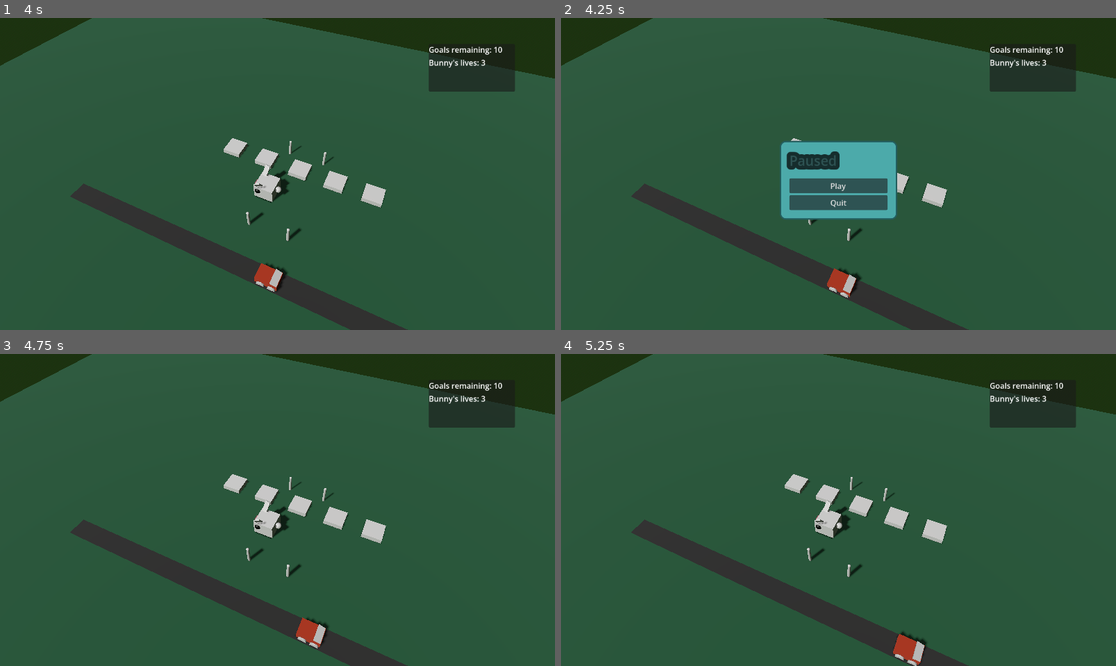
Above: before the commit, frames 1-4 (two rows, left to right).
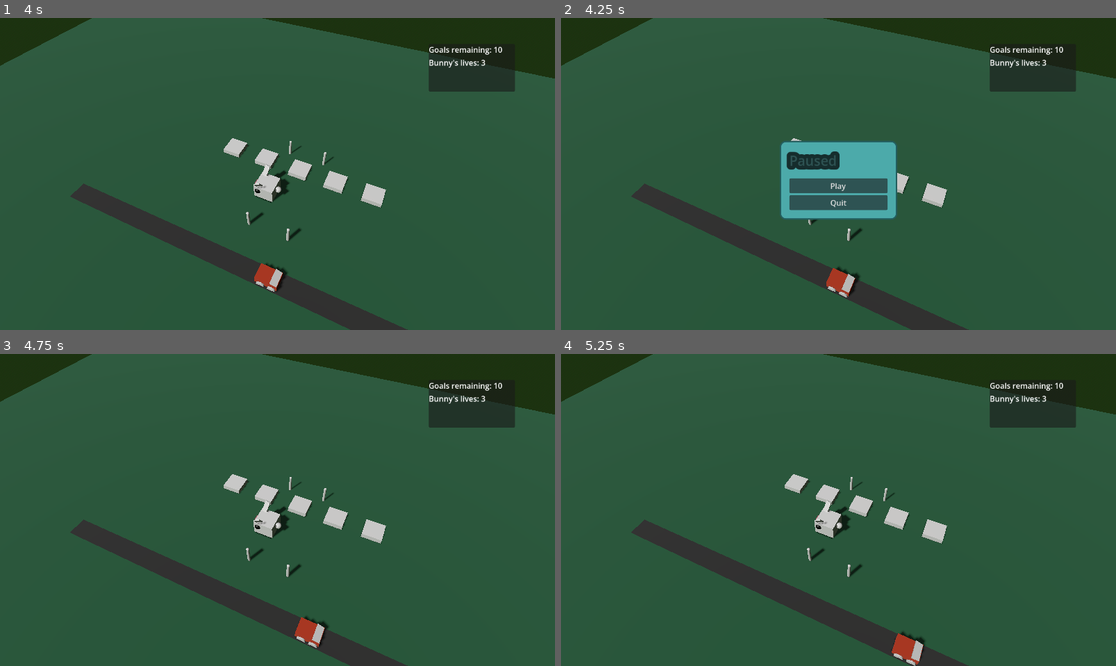
Above: after the commit, the same moments.

Repository: unblinky/danger-dodger-plus
Game: Godot game, scene res://Main/Main.tscn
Same seed, same stepped clock (60 frames per second), same inputs: the game is played once before the commit and once after it.
Inputs:
- Up to frame 1 (4 s): hold D (move_right) 0.53-1.28 s; hold S (move_down) 1.28-2.03 s; hold D (move_right) 2.03-2.78 s; hold W (move_up) 2.78-3.53 s; hold A (move_left) from 3.53 s (still down)
- Up to frame 2 (4.25 s): keep holding A (move_left); tap Escape (pause) at 4.15 s
- Up to frame 3 (4.75 s): release A (move_left) at 4.25 s; click "Play" at 4.25 s
- Up to frame 4 (5.25 s): hold A (move_left) from 5.03 s (still down)

Frame 1 is identical in both runs. In frame 2, less than 0.1% of the frame differs, in the area x 47-55%, y 79-90%; in frame 3, less than 0.1%; in frame 4, less than 0.1%, in the area x 59-66%, y 89-100%.

Commit message:
Working on a level loop.

Diff:
--- a/Code/Animal/Animal.gd
+++ b/Code/Animal/Animal.gd
@@ -4,6 +4,8 @@
 # TODO:
 # [ ] Is game over?
 #   [ ] What should happen?
+#   [ ] Why does movment glitch?
+#   [ ] How to get a plugin? Where is my TODO Manager?
 
 
 # [x] Subtract life.
@@ -24,13 +26,13 @@
 @onready var lives_ui: Label = $UI/VBox/LivesUI
 
 @export var lives: int = 3 ## Bunny lives.
+@export var level: Level
 
 
 var leap_distance: float = 1.0
 var weight: float = 1.0 # 0 - 1
 var weight_speed: float = 5.0 # per sec.
 
-var main: Main
 var spawning_point: Vector3
 var current_spot: Vector3
 var next_spot: Vector3
@@ -44,8 +46,8 @@
 	spawning_point = position
 	current_spot = position
 	next_spot = position
-	main = get_parent()
 
+	level = get_parent()
 	update_lives(0)
 
 
@@ -107,7 +109,7 @@
 	if other_area is Goal:
 		respawn()
 		other_area.set_occupied()
-		main.check_game_over()
+		level.check_level_over()
 		print("Goal!!!")
 
 	if other_area is Vehicle:
--- /dev/null
+++ b/Code/Levels/Level.gd
@@ -0,0 +1,43 @@
+extends Node3D
+class_name Level
+
+@onready var goal_0: Goal = $Goals/Goal0
+@onready var goal_1: Goal = $Goals/Goal1
+@onready var goal_2: Goal = $Goals/Goal2
+@onready var goal_3: Goal = $Goals/Goal3
+@onready var goal_4: Goal = $Goals/Goal4
+
+var main: Main
+var goals: Array
+
+func _ready() -> void:
+	goals.append(goal_0)
+	goals.append(goal_1)
+	goals.append(goal_2)
+	goals.append(goal_3)
+	goals.append(goal_4)
+
+
+func check_level_over():
+	print("Checking level over.")
+	for goal in goals:
+		if not goal.occupied:
+			print("Level not over.")
+			return
+	print("Level Success")
+	main.next_level()
+
+
+
+
+	#var player_nod: Array[String] = [
+		#"Go to next level.",
+		#
+		##"I died honorably!",
+		##"You died honorably!",
+		##"You died horribly!",
+		##"You died tragicly!",
+	#]
+
+	# TODO: Add a function menu.next_level.
+	#pause_menu.game_over(player_nod[0])
--- /dev/null
+++ b/Code/Levels/SkyWorld.tscn
@@ -0,0 +1,65 @@
+[gd_scene format=3 uid="uid://qjr6jp64qq8p"]
+
+[ext_resource type="Script" uid="uid://d3d2r0u0p7bod" path="res://Levels/Level.gd" id="1_g4bax"]
+[ext_resource type="PackedScene" uid="uid://b3x2ya4csyglj" path="res://Animal/Animal.tscn" id="2_e4jwm"]
+[ext_resource type="PackedScene" uid="uid://c4v0peqkg130j" path="res://Goal/Goal.tscn" id="3_612c4"]
+[ext_resource type="PackedScene" uid="uid://berl535au27hs" path="res://Lane/Lane.tscn" id="4_s5kmm"]
+[ext_resource type="PackedScene" uid="uid://d10bdq3u7df63" path="res://Vehicle/Vehicle.tscn" id="5_u6y4n"]
+
+[sub_resource type="StandardMaterial3D" id="StandardMaterial3D_eh51w"]
+albedo_color = Color(0.05680009, 0.23091522, 0.1386115, 1)
+
+[sub_resource type="PlaneMesh" id="PlaneMesh_op42x"]
+size = Vector2(50, 50)
+
+[sub_resource type="CapsuleMesh" id="CapsuleMesh_pe13q"]
+radius = 0.069
+
+[node name="SkyWorld" type="Node3D" unique_id=377872244]
+script = ExtResource("1_g4bax")
+
+[node name="Animal" parent="." unique_id=1927845697 instance=ExtResource("2_e4jwm")]
+transform = Transform3D(1, 0, 0, 0, 1, 0, 0, 0, 1, 0, 0, -7)
+
+[node name="Rig" type="Node3D" parent="Animal" unique_id=2084468769]
+transform = Transform3D(0.909486, -0.3235424, 0.2610659, -2.1910337e-08, 0.6279631, 0.77824336, -0.4157344, -0.70780146, 0.57112384, 0, 0.10647297, -1.2470665)
+
+[node name="Camera3D" type="Camera3D" parent="Animal/Rig" unique_id=42588725]
+transform = Transform3D(1, 0, 0, 0, 1, 0, 0, 0, 1, 0, 4.7683716e-07, 15.737704)
+fov = 56.1
+
+[node name="Goals" type="Node3D" parent="." unique_id=515427178]
+
+[node name="Goal1" parent="Goals" unique_id=860213988 instance=ExtResource("3_612c4")]
+transform = Transform3D(1, 0, 0, 0, 1, 0, 0, 0, 1, -2, 0, -9)
+
+[node name="Lane2" parent="." unique_id=882810251 instance=ExtResource("4_s5kmm")]
+transform = Transform3D(-4.371139e-08, 0, -1, 0, 1, 0, 1, 0, -4.371139e-08, 0, 0, -3)
+
+[node name="Vehicle" parent="Lane2" unique_id=933503642 instance=ExtResource("5_u6y4n")]
+transform = Transform3D(1, 0, 0, 0, 1, 0, 0, 0, 1, 0, 0, -9)
+
+[node name="Ground" type="MeshInstance3D" parent="." unique_id=143109361]
+material_override = SubResource("StandardMaterial3D_eh51w")
+mesh = SubResource("PlaneMesh_op42x")
+metadata/_edit_lock_ = true
+
+[node name="MeshInstance3D" type="MeshInstance3D" parent="Ground" unique_id=930559739]
+transform = Transform3D(1, 0, 0, 0, 1, 0, 0, 0, 1, 1, 0, -5)
+mesh = SubResource("CapsuleMesh_pe13q")
+skeleton = NodePath("../..")
+
+[node name="MeshInstance3D2" type="MeshInstance3D" parent="Ground" unique_id=869456294]
+transform = Transform3D(1, 0, 0, 0, 1, 0, 0, 0, 1, 1, 0, -10)
+mesh = SubResource("CapsuleMesh_pe13q")
+skeleton = NodePath("../..")
+
+[node name="MeshInstance3D3" type="MeshInstance3D" parent="Ground" unique_id=1216359641]
+transform = Transform3D(1, 0, 0, 0, 1, 0, 0, 0, 1, -1, 0, -5)
+mesh = SubResource("CapsuleMesh_pe13q")
+skeleton = NodePath("../..")
+
+[node name="MeshInstance3D4" type="MeshInstance3D" parent="Ground" unique_id=574420544]
+transform = Transform3D(1, 0, 0, 0, 1, 0, 0, 0, 1, -1, 0, -10)
+mesh = SubResource("CapsuleMesh_pe13q")
+skeleton = NodePath("../..")
--- /dev/null
+++ b/Code/Levels/TraficTime.tscn
@@ -0,0 +1,97 @@
+[gd_scene format=3 uid="uid://cxvpjymgx6gc4"]
+
+[ext_resource type="PackedScene" uid="uid://c4v0peqkg130j" path="res://Goal/Goal.tscn" id="1_0oysf"]
+[ext_resource type="PackedScene" uid="uid://b3x2ya4csyglj" path="res://Animal/Animal.tscn" id="1_cebxe"]
+[ext_resource type="Script" uid="uid://d3d2r0u0p7bod" path="res://Levels/Level.gd" id="1_fysvr"]
+[ext_resource type="PackedScene" uid="uid://berl535au27hs" path="res://Lane/Lane.tscn" id="2_cebxe"]
+[ext_resource type="PackedScene" uid="uid://d10bdq3u7df63" path="res://Vehicle/Vehicle.tscn" id="3_fysvr"]
+
+[sub_resource type="ProceduralSkyMaterial" id="ProceduralSkyMaterial_fysvr"]
+sky_top_color = Color(0.5019608, 0.49411765, 0.49411765, 1)
+sky_horizon_color = Color(0.71344006, 0.73190093, 0.70123476, 1)
+ground_bottom_color = Color(0.11873678, 0.20042369, 0.07775884, 1)
+ground_horizon_color = Color(0.71344006, 0.73190093, 0.70123476, 1)
+
+[sub_resource type="Sky" id="Sky_64f7r"]
+sky_material = SubResource("ProceduralSkyMaterial_fysvr")
+
+[sub_resource type="Environment" id="Environment_tsvly"]
+background_mode = 2
+sky = SubResource("Sky_64f7r")
+
+[sub_resource type="StandardMaterial3D" id="StandardMaterial3D_0oysf"]
+albedo_color = Color(0.05680009, 0.23091522, 0.1386115, 1)
+
+[sub_resource type="PlaneMesh" id="PlaneMesh_cebxe"]
+size = Vector2(50, 50)
+
+[sub_resource type="CapsuleMesh" id="CapsuleMesh_fysvr"]
+radius = 0.069
+
+[node name="TraficTime" type="Node3D" unique_id=581817278]
+script = ExtResource("1_fysvr")
+
+[node name="WorldEnvironment" type="WorldEnvironment" parent="." unique_id=557159856]
+environment = SubResource("Environment_tsvly")
+
+[node name="Sun" type="DirectionalLight3D" parent="." unique_id=182491780]
+transform = Transform3D(0.9184464, 0.2776097, -0.28176078, 0, 0.71233463, 0.70184004, 0.39554554, -0.6446024, 0.65424114, -6.2955065, 10.7759495, 14.618002)
+shadow_enabled = true
+
+[node name="Animal" parent="." unique_id=1927845697 instance=ExtResource("1_cebxe")]
+transform = Transform3D(1, 0, 0, 0, 1, 0, 0, 0, 1, 0, 0, -7)
+
+[node name="Rig" type="Node3D" parent="Animal" unique_id=395680066]
+transform = Transform3D(0.909486, -0.3235424, 0.2610659, -2.1910337e-08, 0.6279631, 0.77824336, -0.4157344, -0.70780146, 0.57112384, 0, 0.10647297, -1.2470665)
+
+[node name="Camera3D" type="Camera3D" parent="Animal/Rig" unique_id=2080226698]
+transform = Transform3D(1, 0, 0, 0, 1, 0, 0, 0, 1, 0, 4.7683716e-07, 15.737704)
+fov = 56.1
+
+[node name="Goals" type="Node3D" parent="." unique_id=45067311]
+
+[node name="Goal0" parent="Goals" unique_id=860213988 instance=ExtResource("1_0oysf")]
+transform = Transform3D(1, 0, 0, 0, 1, 0, 0, 0, 1, -4, 0, -9)
+
+[node name="Goal1" parent="Goals" unique_id=950229669 instance=ExtResource("1_0oysf")]
+transform = Transform3D(1, 0, 0, 0, 1, 0, 0, 0, 1, -2, 0, -9)
+
+[node name="Goal2" parent="Goals" unique_id=442853870 instance=ExtResource("1_0oysf")]
+transform = Transform3D(1, 0, 0, 0, 1, 0, 0, 0, 1, 0, 0, -9)
+
+[node name="Goal3" parent="Goals" unique_id=1295680527 instance=ExtResource("1_0oysf")]
+transform = Transform3D(1, 0, 0, 0, 1, 0, 0, 0, 1, 2, 0, -9)
+
+[node name="Goal4" parent="Goals" unique_id=1013706762 instance=ExtResource("1_0oysf")]
+transform = Transform3D(1, 0, 0, 0, 1, 0, 0, 0, 1, 4, 0, -9)
+
+[node name="Lane2" parent="." unique_id=882810251 instance=ExtResource("2_cebxe")]
+transform = Transform3D(-4.371139e-08, 0, -1, 0, 1, 0, 1, 0, -4.371139e-08, 0, 0, -3)
+
+[node name="Vehicle" parent="Lane2" unique_id=933503642 instance=ExtResource("3_fysvr")]
+transform = Transform3D(1, 0, 0, 0, 1, 0, 0, 0, 1, 0, 0, -9)
+
+[node name="Ground" type="MeshInstance3D" parent="." unique_id=347858674]
+material_override = SubResource("StandardMaterial3D_0oysf")
+mesh = SubResource("PlaneMesh_cebxe")
+metadata/_edit_lock_ = true
+
+[node name="MeshInstance3D" type="MeshInstance3D" parent="Ground" unique_id=1389178756]
+transform = Transform3D(1, 0, 0, 0, 1, 0, 0, 0, 1, 1, 0, -5)
+mesh = SubResource("CapsuleMesh_fysvr")
+skeleton = NodePath("../..")
+
+[node name="MeshInstance3D2" type="MeshInstance3D" parent="Ground" unique_id=1520826764]
+transform = Transform3D(1, 0, 0, 0, 1, 0, 0, 0, 1, 1, 0, -10)
+mesh = SubResource("CapsuleMesh_fysvr")
+skeleton = NodePath("../..")
+
+[node name="MeshInstance3D3" type="MeshInstance3D" parent="Ground" unique_id=1687621539]
+transform = Transform3D(1, 0, 0, 0, 1, 0, 0, 0, 1, -1, 0, -5)
+mesh = SubResource("CapsuleMesh_fysvr")
+skeleton = NodePath("../..")
+
+[node name="MeshInstance3D4" type="MeshInstance3D" parent="Ground" unique_id=1426110299]
+transform = Transform3D(1, 0, 0, 0, 1, 0, 0, 0, 1, -1, 0, -10)
+mesh = SubResource("CapsuleMesh_fysvr")
+skeleton = NodePath("../..")
--- /dev/null
+++ b/Code/Levels/WaterWorld.tscn
@@ -0,0 +1,109 @@
+[gd_scene format=3 uid="uid://fkbjey1eoarm"]
+
+[ext_resource type="Script" uid="uid://d3d2r0u0p7bod" path="res://Levels/Level.gd" id="1_5yycp"]
+[ext_resource type="PackedScene" uid="uid://b3x2ya4csyglj" path="res://Animal/Animal.tscn" id="1_rwfof"]
+[ext_resource type="PackedScene" uid="uid://c4v0peqkg130j" path="res://Goal/Goal.tscn" id="2_5yycp"]
+[ext_resource type="PackedScene" uid="uid://berl535au27hs" path="res://Lane/Lane.tscn" id="3_7touw"]
+[ext_resource type="PackedScene" uid="uid://d10bdq3u7df63" path="res://Vehicle/Vehicle.tscn" id="4_3qy7e"]
+
+[sub_resource type="ProceduralSkyMaterial" id="ProceduralSkyMaterial_rwfof"]
+sky_top_color = Color(0.5019608, 0.49411765, 0.49411765, 1)
+sky_horizon_color = Color(0.6977234, 0.6279205, 0.692917, 1)
+ground_bottom_color = Color(0.29681462, 0.025446199, 0.2854322, 1)
+ground_horizon_color = Color(0.6977234, 0.6279205, 0.692917, 1)
+
+[sub_resource type="Sky" id="Sky_5yycp"]
+sky_material = SubResource("ProceduralSkyMaterial_rwfof")
+
+[sub_resource type="Environment" id="Environment_7touw"]
+background_mode = 2
+sky = SubResource("Sky_5yycp")
+
+[sub_resource type="StandardMaterial3D" id="StandardMaterial3D_usc3h"]
+albedo_color = Color(0.05680009, 0.23091522, 0.1386115, 1)
+
+[sub_resource type="PlaneMesh" id="PlaneMesh_5dqy1"]
+size = Vector2(25.142, 50)
+
+[sub_resource type="CapsuleMesh" id="CapsuleMesh_fj61p"]
+radius = 0.069
+
+[node name="WaterWorld" type="Node3D" unique_id=1797698070]
+script = ExtResource("1_5yycp")
+
+[node name="WorldEnvironment" type="WorldEnvironment" parent="." unique_id=1289574818]
+environment = SubResource("Environment_7touw")
+
+[node name="Sun" type="DirectionalLight3D" parent="." unique_id=1888270507]
+transform = Transform3D(0.9184464, 0.2776097, -0.28176078, 0, 0.71233463, 0.70184004, 0.39554554, -0.6446024, 0.65424114, -6.2955065, 10.7759495, 14.618002)
+shadow_enabled = true
+
+[node name="Animal" parent="." unique_id=1927845697 instance=ExtResource("1_rwfof")]
+transform = Transform3D(1, 0, 0, 0, 1, 0, 0, 0, 1, 0, 0, -1)
+
+[node name="Rig" type="Node3D" parent="Animal" unique_id=1583519045]
+transform = Transform3D(0.909486, -0.3235424, 0.2610659, -2.1910337e-08, 0.6279631, 0.77824336, -0.4157344, -0.70780146, 0.57112384, 0, 0.10647297, -1.2470665)
+
+[node name="Camera3D" type="Camera3D" parent="Animal/Rig" unique_id=1684739683]
+transform = Transform3D(1, 0, 0, 0, 1, 0, 0, 0, 1, 0, 4.7683716e-07, 15.737704)
+fov = 56.1
+
+[node name="Goals" type="Node3D" parent="." unique_id=171930494]
+
+[node name="Goal0" parent="Goals" unique_id=860213988 instance=ExtResource("2_5yycp")]
+transform = Transform3D(1, 0, 0, 0, 1, 0, 0, 0, 1, -4, 0, -9)
+
+[node name="Goal1" parent="Goals" unique_id=1194916322 instance=ExtResource("2_5yycp")]
+transform = Transform3D(1, 0, 0, 0, 1, 0, 0, 0, 1, -2, 0, -9)
+
+[node name="Goal2" parent="Goals" unique_id=780816918 instance=ExtResource("2_5yycp")]
+transform = Transform3D(1, 0, 0, 0, 1, 0, 0, 0, 1, 0, 0, -7)
+
+[node name="Lane2" parent="." unique_id=882810251 instance=ExtResource("3_7touw")]
+transform = Transform3D(-4.371139e-08, 0, -1, 0, 1, 0, 1, 0, -4.371139e-08, 0, 0, 4)
+
+[node name="Vehicle" parent="Lane2" unique_id=933503642 instance=ExtResource("4_3qy7e")]
+transform = Transform3D(1, 0, 0, 0, 1, 0, 0, 0, 1, 0, 0, -9)
+
+[node name="Lane3" parent="." unique_id=738510174 instance=ExtResource("3_7touw")]
+transform = Transform3D(-4.371139e-08, 0, 1, 0, 1, 0, -1, 0, -4.371139e-08, 0, 0, 3)
+
+[node name="Vehicle" parent="Lane3" unique_id=265230104 instance=ExtResource("4_3qy7e")]
+transform = Transform3D(1, 0, 0, 0, 1, 0, 0, 0, 1, 0, 0, -9)
+
+[node name="Lane4" parent="." unique_id=75233278 instance=ExtResource("3_7touw")]
+transform = Transform3D(-4.371139e-08, 0, -1, 0, 1, 0, 1, 0, -4.371139e-08, 0, 0, 2)
+
+[node name="Vehicle" parent="Lane4" unique_id=560104831 instance=ExtResource("4_3qy7e")]
+transform = Transform3D(1, 0, 0, 0, 1, 0, 0, 0, 1, 0, 0, -9)
+
+[node name="Lane5" parent="." unique_id=1609455231 instance=ExtResource("3_7touw")]
+transform = Transform3D(-4.371139e-08, 0, 1, 0, 1, 0, -1, 0, -4.371139e-08, 0, 0, 1)
+
+[node name="Vehicle" parent="Lane5" unique_id=2057532043 instance=ExtResource("4_3qy7e")]
+transform = Transform3D(1, 0, 0, 0, 1, 0, 0, 0, 1, 0, 0, -9)
+
+[node name="Ground" type="MeshInstance3D" parent="." unique_id=1437528791]
+material_override = SubResource("StandardMaterial3D_usc3h")
+mesh = SubResource("PlaneMesh_5dqy1")
+metadata/_edit_lock_ = true
+
+[node name="MeshInstance3D" type="MeshInstance3D" parent="Ground" unique_id=1788362530]
+transform = Transform3D(1, 0, 0, 0, 1, 0, 0, 0, 1, 1, 0, -5)
+mesh = SubResource("CapsuleMesh_fj61p")
+skeleton = NodePath("../..")
+
+[node name="MeshInstance3D2" type="MeshInstance3D" parent="Ground" unique_id=1273893486]
+transform = Transform3D(1, 0, 0, 0, 1, 0, 0, 0, 1, 1, 0, -10)
+mesh = SubResource("CapsuleMesh_fj61p")
+skeleton = NodePath("../..")
+
+[node name="MeshInstance3D3" type="MeshInstance3D" parent="Ground" unique_id=1016884196]
+transform = Transform3D(1, 0, 0, 0, 1, 0, 0, 0, 1, -1, 0, -5)
+mesh = SubResource("CapsuleMesh_fj61p")
+skeleton = NodePath("../..")
+
+[node name="MeshInstance3D4" type="MeshInstance3D" parent="Ground" unique_id=1338176897]
+transform = Transform3D(1, 0, 0, 0, 1, 0, 0, 0, 1, -1, 0, -10)
+mesh = SubResource("CapsuleMesh_fj61p")
+skeleton = NodePath("../..")
--- a/Code/Main/Main.gd
+++ b/Code/Main/Main.gd
@@ -1,39 +1,31 @@
 extends Node
 class_name Main
 
-@onready var goal_0: Goal = $Goals/Goal0
-@onready var goal_1: Goal = $Goals/Goal1
-@onready var goal_2: Goal = $Goals/Goal2
-@onready var goal_3: Goal = $Goals/Goal3
-@onready var goal_4: Goal = $Goals/Goal4
+# Level files.
+const TRAFIC_TIME = preload("res://Levels/TraficTime.tscn")
+const WATER_WORLD = preload("res://Levels/WaterWorld.tscn")
+const SKY_WORLD = preload("res://Levels/SkyWorld.tscn")
 
 @onready var pause_menu: PauseMenu = $PauseMenu
-
-var goals: Array
+# 	 								0			1				2
+var levels: Array[PackedScene] = [TRAFIC_TIME, WATER_WORLD, SKY_WORLD]
+var current_level = -1
+var level: Level = null
 
 func _ready() -> void:
-	goals.append(goal_0)
-	goals.append(goal_1)
-	goals.append(goal_2)
-	goals.append(goal_3)
-	goals.append(goal_4)
+	next_level()
+	#level = TRAFIC_TIME.instantiate()
+	#level.main = self
+	#add_child(level)
 
-func check_game_over():
-	print("Checking game over.")
-	for goal in goals:
-		if not goal.occupied:
-			print("Game not over.")
-			return
-	print("Game Over")
+func next_level():
+	if level:
+		level.queue_free()
 
-	var player_nod: Array[String] = [
-		"Go to next level.",
+	current_level += 1
+	if current_level > levels.size() - 1:
+		current_level = 0
 
-		#"I died honorably!",
-		#"You died honorably!",
-		#"You died horribly!",
-		#"You died tragicly!",
-	]
-
-	# TODO: Add a function menu.next_level.
-	pause_menu.game_over(player_nod[0])
+	level = levels[current_level].instantiate()
+	level.main = self
+	add_child(level)
--- a/Code/Main/Main.tscn
+++ b/Code/Main/Main.tscn
@@ -1,100 +1,9 @@
 [gd_scene format=3 uid="uid://cib786y4fr7cb"]
 
 [ext_resource type="Script" uid="uid://ckplnjj5kkyta" path="res://Main/Main.gd" id="1_lxy7q"]
-[ext_resource type="PackedScene" uid="uid://b3x2ya4csyglj" path="res://Animal/Animal.tscn" id="2_83ytx"]
-[ext_resource type="PackedScene" uid="uid://berl535au27hs" path="res://Lane/Lane.tscn" id="3_ps1la"]
-[ext_resource type="PackedScene" uid="uid://d10bdq3u7df63" path="res://Vehicle/Vehicle.tscn" id="4_6aewd"]
-[ext_resource type="PackedScene" uid="uid://c4v0peqkg130j" path="res://Goal/Goal.tscn" id="5_6aewd"]
 [ext_resource type="PackedScene" uid="uid://dkrcw84mho1yp" path="res://PauseMenu/PauseMenu.tscn" id="6_u2i7p"]
-
-[sub_resource type="ProceduralSkyMaterial" id="ProceduralSkyMaterial_83ytx"]
-sky_top_color = Color(0.5019608, 0.49411765, 0.49411765, 1)
-sky_horizon_color = Color(0.71344006, 0.73190093, 0.70123476, 1)
-ground_bottom_color = Color(0.11873678, 0.20042369, 0.07775884, 1)
-ground_horizon_color = Color(0.71344006, 0.73190093, 0.70123476, 1)
-
-[sub_resource type="Sky" id="Sky_amygn"]
-sky_material = SubResource("ProceduralSkyMaterial_83ytx")
-
-[sub_resource type="Environment" id="Environment_ps1la"]
-background_mode = 2
-sky = SubResource("Sky_amygn")
-
-[sub_resource type="StandardMaterial3D" id="StandardMaterial3D_b8jnt"]
-albedo_color = Color(0.05680009, 0.23091522, 0.1386115, 1)
-
-[sub_resource type="PlaneMesh" id="PlaneMesh_sauc4"]
-size = Vector2(50, 50)
-
-[sub_resource type="CapsuleMesh" id="CapsuleMesh_fh211"]
-radius = 0.069
 
 [node name="Main" type="Node" unique_id=1391425956]
 script = ExtResource("1_lxy7q")
 
-[node name="Sun" type="DirectionalLight3D" parent="." unique_id=698441505]
-transform = Transform3D(0.9184464, 0.2776097, -0.2817608, 0, 0.71233463, 0.70184004, 0.39554554, -0.6446024, 0.65424114, -6.2955065, 10.7759495, 14.618002)
-shadow_enabled = true
-
-[node name="WorldEnvironment" type="WorldEnvironment" parent="." unique_id=403845521]
-environment = SubResource("Environment_ps1la")
-
-[node name="Animal" parent="." unique_id=1611622270 instance=ExtResource("2_83ytx")]
-transform = Transform3D(1, 0, 0, 0, 1, 0, 0, 0, 1, 0, 0, -7)
-
-[node name="Rig" type="Node3D" parent="Animal" unique_id=2124999951]
-transform = Transform3D(0.909486, -0.3235424, 0.2610659, -2.1910337e-08, 0.6279631, 0.77824336, -0.4157344, -0.70780146, 0.57112384, 0, 0.10647297, -1.2470665)
-
-[node name="Camera3D" type="Camera3D" parent="Animal/Rig" unique_id=921068242]
-transform = Transform3D(1, 0, 0, 0, 1, 0, 0, 0, 1, 0, 4.7683716e-07, 15.737704)
-fov = 56.1
-
-[node name="Ground" type="MeshInstance3D" parent="." unique_id=706901599]
-material_override = SubResource("StandardMaterial3D_b8jnt")
-mesh = SubResource("PlaneMesh_sauc4")
-metadata/_edit_lock_ = true
-
-[node name="MeshInstance3D" type="MeshInstance3D" parent="Ground" unique_id=515130880]
-transform = Transform3D(1, 0, 0, 0, 1, 0, 0, 0, 1, 1, 0, -5)
-mesh = SubResource("CapsuleMesh_fh211")
-skeleton = NodePath("../..")
-
-[node name="MeshInstance3D2" type="MeshInstance3D" parent="Ground" unique_id=1337733457]
-transform = Transform3D(1, 0, 0, 0, 1, 0, 0, 0, 1, 1, 0, -10)
-mesh = SubResource("CapsuleMesh_fh211")
-skeleton = NodePath("../..")
-
-[node name="MeshInstance3D3" type="MeshInstance3D" parent="Ground" unique_id=365077238]
-transform = Transform3D(1, 0, 0, 0, 1, 0, 0, 0, 1, -1, 0, -5)
-mesh = SubResource("CapsuleMesh_fh211")
-skeleton = NodePath("../..")
-
-[node name="MeshInstance3D4" type="MeshInstance3D" parent="Ground" unique_id=452514167]
-transform = Transform3D(1, 0, 0, 0, 1, 0, 0, 0, 1, -1, 0, -10)
-mesh = SubResource("CapsuleMesh_fh211")
-skeleton = NodePath("../..")
-
-[node name="Lane2" parent="." unique_id=1175087689 instance=ExtResource("3_ps1la")]
-transform = Transform3D(-4.371139e-08, 0, -1, 0, 1, 0, 1, 0, -4.371139e-08, 0, 0, -3)
-
-[node name="Vehicle" parent="Lane2" unique_id=840324458 instance=ExtResource("4_6aewd")]
-transform = Transform3D(1, 0, 0, 0, 1, 0, 0, 0, 1, 0, 0, -9)
-
 [node name="PauseMenu" parent="." unique_id=1964178808 instance=ExtResource("6_u2i7p")]
-
-[node name="Goals" type="Node3D" parent="." unique_id=688563708]
-
-[node name="Goal0" parent="Goals" unique_id=860213988 instance=ExtResource("5_6aewd")]
-transform = Transform3D(1, 0, 0, 0, 1, 0, 0, 0, 1, -4, 0, -9)
-
-[node name="Goal1" parent="Goals" unique_id=2124395913 instance=ExtResource("5_6aewd")]
-transform = Transform3D(1, 0, 0, 0, 1, 0, 0, 0, 1, -2, 0, -9)
-
-[node name="Goal2" parent="Goals" unique_id=156552362 instance=ExtResource("5_6aewd")]
-transform = Transform3D(1, 0, 0, 0, 1, 0, 0, 0, 1, 0, 0, -9)
-
-[node name="Goal3" parent="Goals" unique_id=1216576644 instance=ExtResource("5_6aewd")]
-transform = Transform3D(1, 0, 0, 0, 1, 0, 0, 0, 1, 2, 0, -9)
-
-[node name="Goal4" parent="Goals" unique_id=848826623 instance=ExtResource("5_6aewd")]
-transform = Transform3D(1, 0, 0, 0, 1, 0, 0, 0, 1, 4, 0, -9)
Not shown, added: Code/Levels/Level.gd.uid
